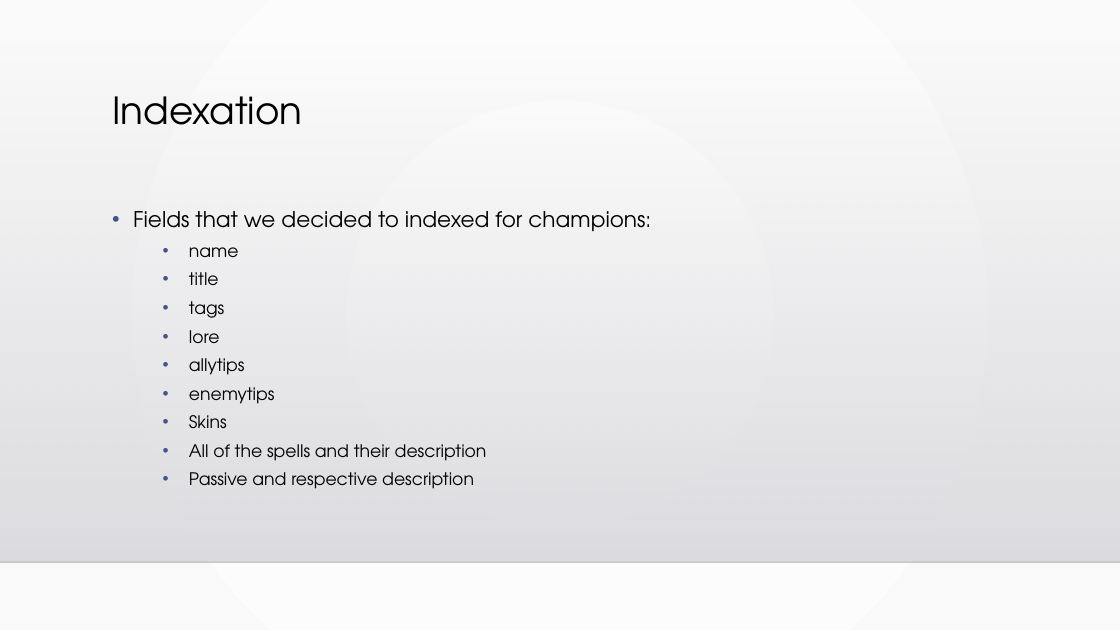
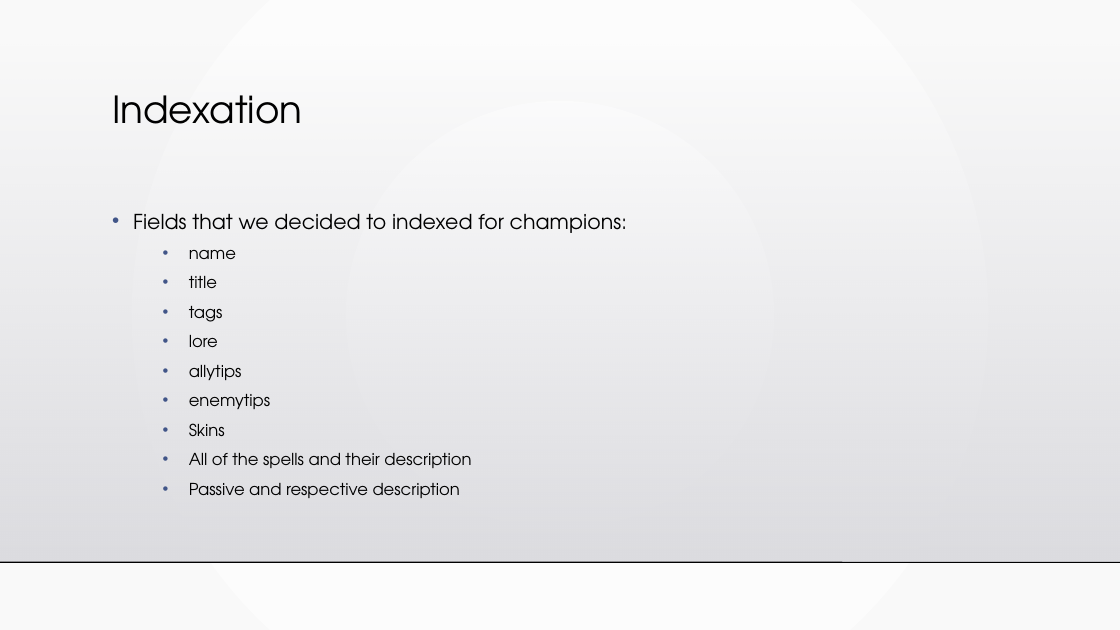
Before and after one commit to MiNeves00/PRI2021, a slide deck: slide 3 of docs/apresentacao2.pptx. Drawn at 1120x630 pixels with LibreOffice and Linux fonts; fonts in the diff are those of the drawing; background and template pictures are left out. Boxes give left, top, right and bottom in pixels: in the first picture for what was removed or moved away, otherwise in the second. Text is boxed around its words. In the diff, an @@ line names an element or a change of style, - is before the commit and + after.

```diff
--- a/docs/apresentacao2.pptx
+++ b/docs/apresentacao2.pptx
@@ background gradient #FFFFFF to #FAFAFA to gradient #FFFFFF to #F9F9F9 @@
@@ text "Fields that we decided to ..." at <box>133,213,627,498</box>: size 18.5 to 17.6 pt in "Fields that we decided to indexed for ..."; size 14.8 to 14.1 pt in "name", "title", "tags", "lore" and 5 more places; line spacing 1.1 to 1.2 @@
@@ line (0, 562) - (1120, 562): stroke #000001 1 pt to #000001 0.99 pt @@
```
Also in this commit, not shown: 15 other slides changed, 1 other file.
